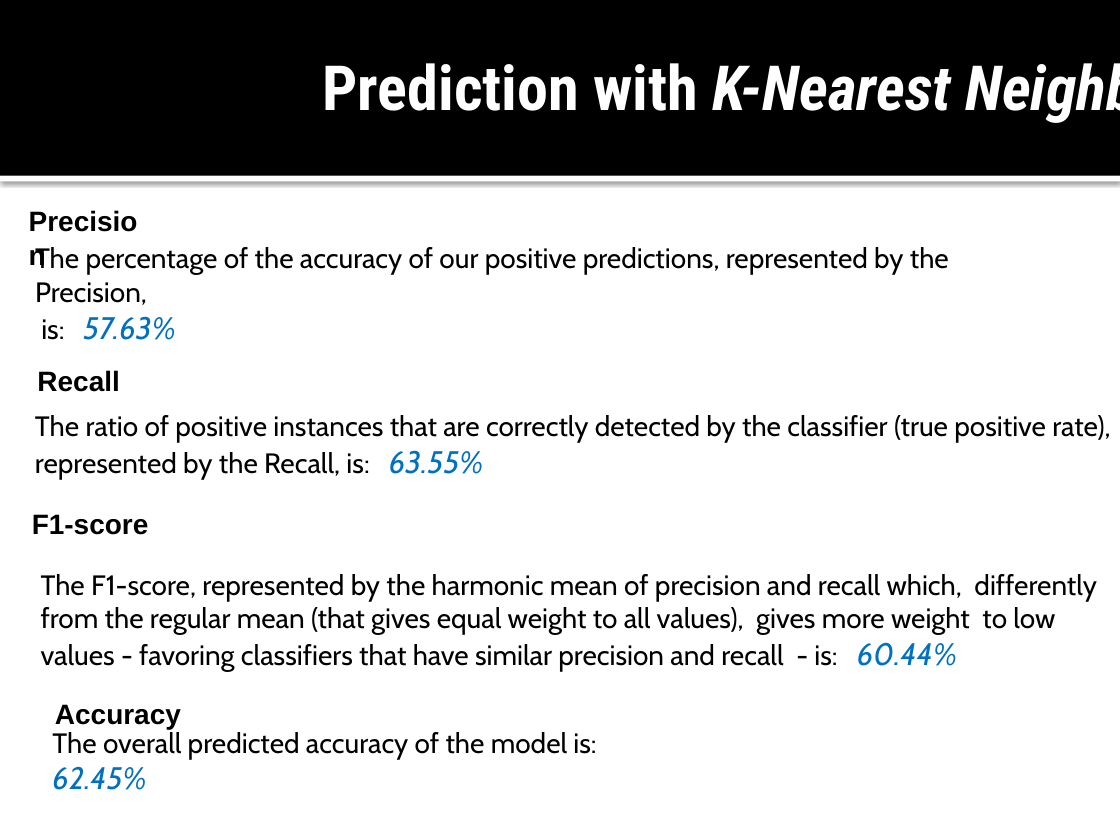
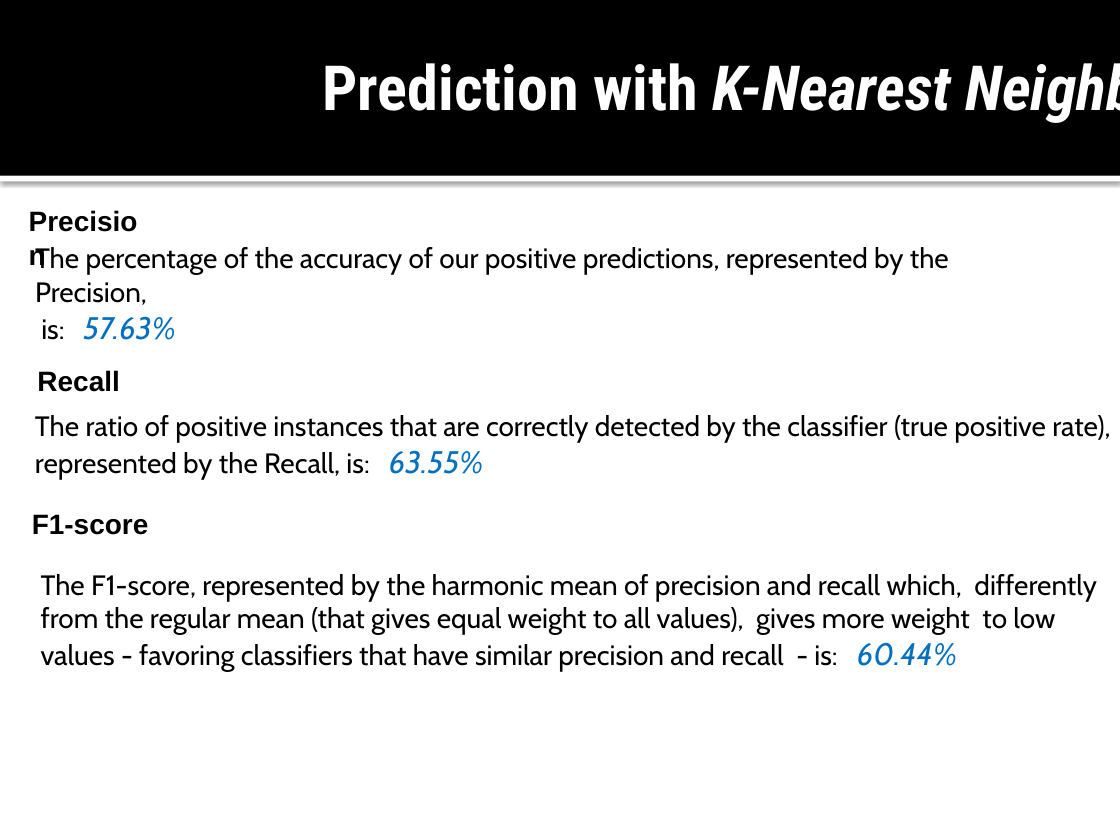
Before and after one commit to TarazGr/FDS-Final, a slide deck: slide 14 of Prova.pptx. Drawn at 1120x840 pixels with LibreOffice and Linux fonts; fonts in the diff are those of the drawing. Boxes give left, top, right and bottom in pixels: in the first picture for what was removed or moved away, otherwise in the second. Text is boxed around its words. In the diff, an @@ line names an element or a change of style, - is before the commit and + after.

```diff
--- a/Prova.pptx
+++ b/Prova.pptx
@@ text removed at (55, 704, 181, 730) @@
-Accuracy
@@ rectangle removed at (53, 743, 672, 778) @@
-The overall predicted accuracy of the model is: 62.45%
```
Also in this commit, not shown: 2 other slides changed, 1 other file.
